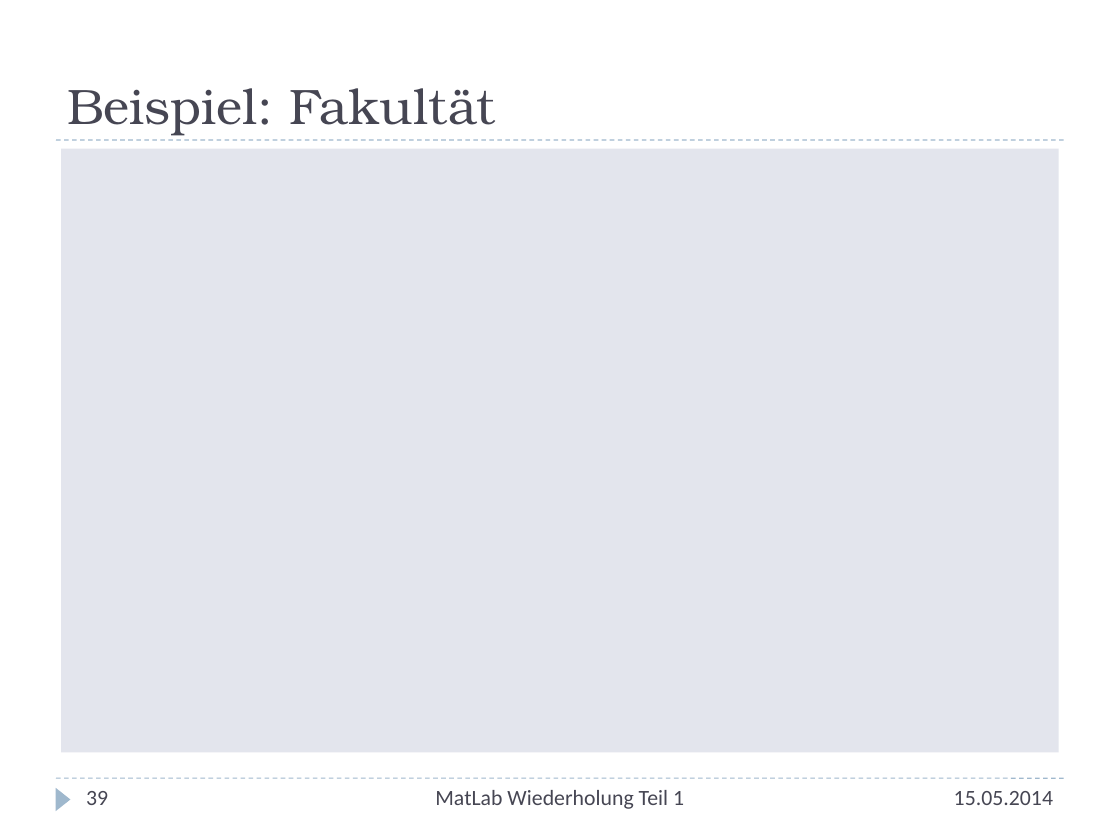
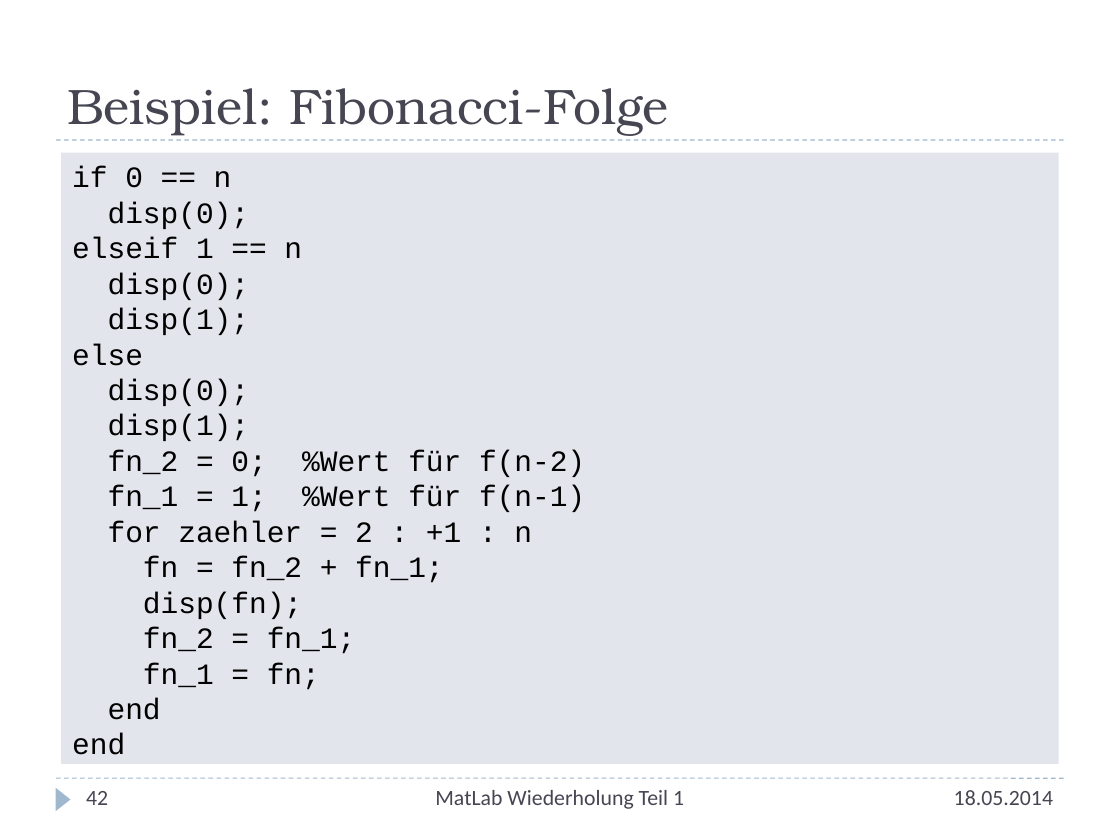
Before and after one commit to nhochberger/uni, a slide deck: slide 42 of MatLab-Wiederholung/Wiederholung.pptx (slide 39 before the commit). Drawn at 1120x840 pixels with LibreOffice and Linux fonts; fonts in the diff are those of the drawing. Boxes give left, top, right and bottom in pixels: in the first picture for what was removed or moved away, otherwise in the second. Text is boxed around its words. In the diff, an @@ line names an element or a change of style, - is before the commit and + after.

Commit message:
Beispiele eingearbeitet:   - Fakultät (einfach und elegant)   - Fibonacci-Folge (einfach und elegant)

```diff
--- a/MatLab-Wiederholung/Wiederholung.pptx
+++ b/MatLab-Wiederholung/Wiederholung.pptx
@@ title at <box>67,88,668,136</box>: text changed @@
-Beispiel: Fakultät
+Beispiel: Fibonacci-Folge
@@ rectangle "if 0 == n": place and size @@
-rectangle "if 0 == n" at <box>62,149,1060,753</box>
+rectangle "if 0 == n" at <box>62,152,1060,764</box>
@@ text in rectangle at <box>72,166,585,755</box>: text added @@
+if 0 == n
+disp(0);
+elseif 1 == n
+disp(0);
+disp(1);
+else
+disp(0);
+disp(1);
+fn_2 = 0; %Wert für f(n-2)
+fn_1 = 1; %Wert für f(n-1)
+for zaehler = 2 : +1 : n
+fn = fn_2 + fn_1;
+disp(fn);
+fn_2 = fn_1;
+fn_1 = fn;
+end
+end
@@ page number at <box>86,791,108,805</box>: text changed @@
-39
+42
@@ text at <box>954,790,1053,805</box>: text changed @@
-15.05.2014
+18.05.2014
```
Also in this commit, not shown: 37 other slides changed, 4 slides added.
